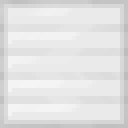
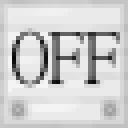
The second 128x128 image is a revision of the first. Changes to its layers:
renamed "Calque Copié" to "OFF", painted on it over box(8, 28, 120, 120)
painted on "Arrière-plan" over box(8, 28, 120, 120)
